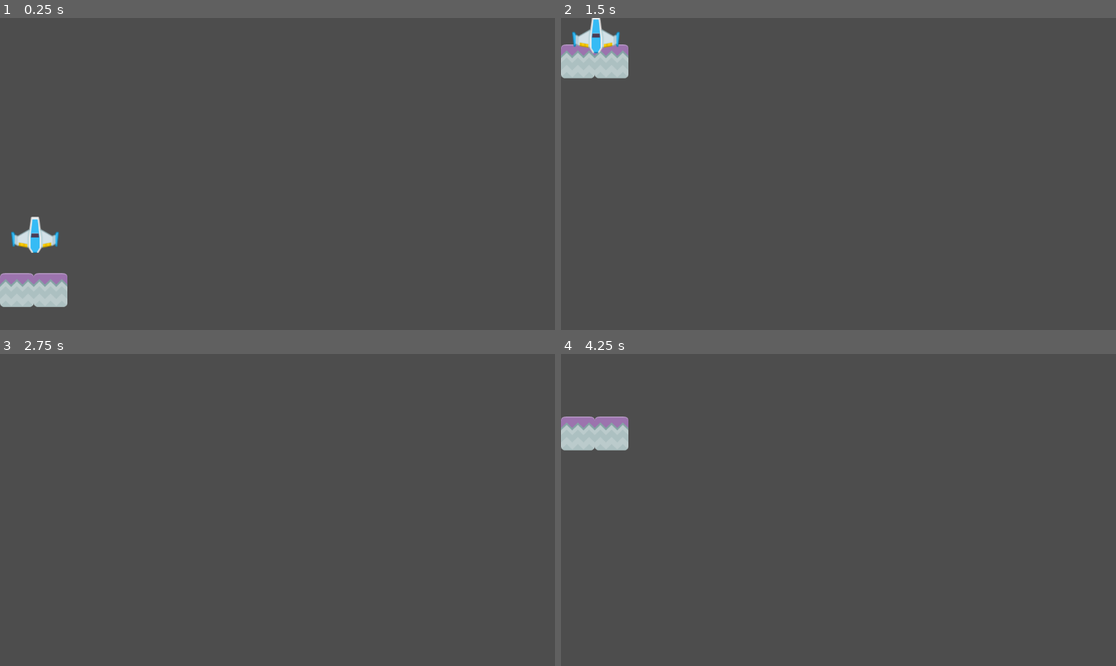
Above: before the commit, frames 1-4 (two rows, left to right).
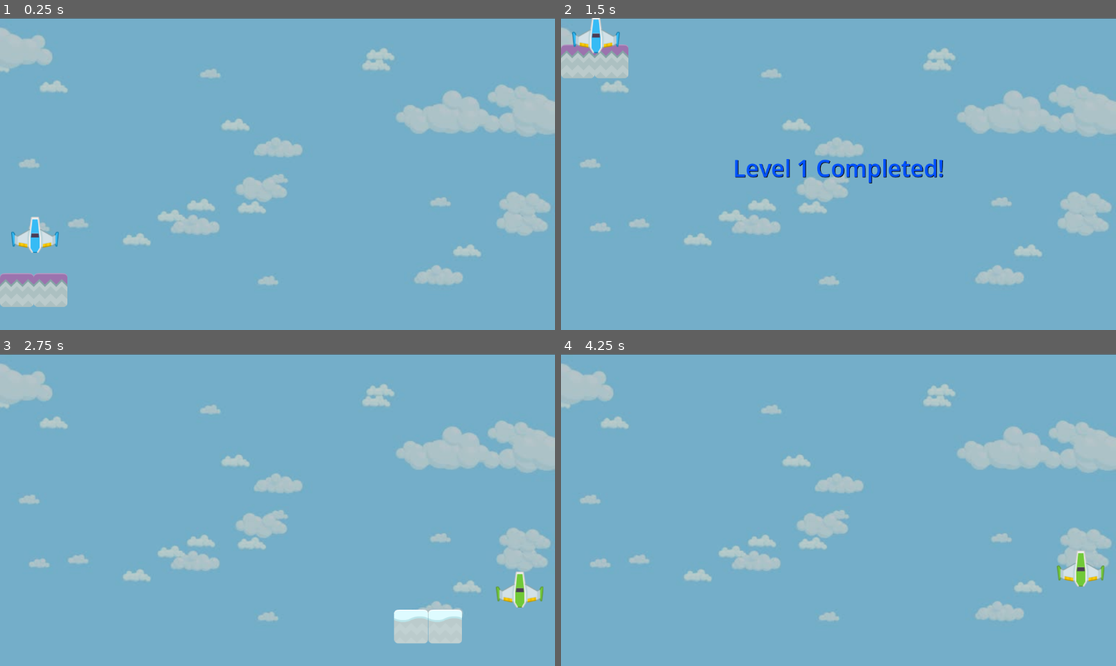
Above: after the commit, the same moments.

Repository: nsrnannaisha/tutorial-gamedev
Game: Godot game, scene res://scenes/MainLevel.tscn
Two runs of this game, one before a commit and one after it. Both use one fixed random seed, a clock stepped at 60 frames per second and the inputs below.
Inputs:
- Up to frame 1 (0.25 s): no input
- Up to frame 2 (1.5 s): hold Up (move_up) from 0.53 s (still down)
- Up to frame 3 (2.75 s): tap Enter at 2 s; release Up (move_up) at 2.03 s; hold Left (move_left) from 2.03 s (still down)
- Up to frame 4 (4.25 s): release Left (move_left) at 3.53 s; hold Down (move_down) from 3.53 s (still down)

The runs differ from the first frame. In frame 1, 98% of the frame differs, in the area x 0-100%, y 0-100%; in frame 2, 98%; in frame 3, 100%; in frame 4, 100%.

Commit message:
tutorial 2: add level 2 & transitions

Diff:
--- /dev/null
+++ b/scenes/FailArea.gd
@@ -0,0 +1,8 @@
+extends Area2D
+
+func _on_body_entered(body):
+	if body.name == "GreenShip":
+		print("The ship fell!")
+		get_parent().get_node("FailText").visible = true
+		await get_tree().create_timer(1.0).timeout
+		get_tree().reload_current_scene()
--- /dev/null
+++ b/scenes/GreenShip.tscn
@@ -0,0 +1,15 @@
+[gd_scene format=3 uid="uid://2l8dbfsh07v1"]
+
+[ext_resource type="Texture2D" uid="uid://3ruxfsvp87ub" path="res://assets/playerShip1_green.png" id="1_tfqwb"]
+
+[sub_resource type="RectangleShape2D" id="RectangleShape2D_xgtht"]
+size = Vector2(99, 77)
+
+[node name="RigidBody2D" type="RigidBody2D" unique_id=1004523062]
+
+[node name="Sprite2D" type="Sprite2D" parent="." unique_id=502769869]
+texture = ExtResource("1_tfqwb")
+
+[node name="CollisionShape2D" type="CollisionShape2D" parent="." unique_id=1758380117]
+position = Vector2(0.5, -0.5)
+shape = SubResource("RectangleShape2D_xgtht")
--- /dev/null
+++ b/scenes/Level2.tscn
@@ -0,0 +1,76 @@
+[gd_scene format=3 uid="uid://bubbyvfgdow4i"]
+
+[ext_resource type="Script" uid="uid://x2rdmjyr1ttw" path="res://scenes/ObjectiveArea.gd" id="1_l6gr7"]
+[ext_resource type="Script" uid="uid://bkr2gkkmxnkrd" path="res://scenes/PlatformGreen.gd" id="2_qe5b6"]
+[ext_resource type="PackedScene" uid="uid://4dcae4gpc0p3" path="res://scenes/SnowPlatform.tscn" id="2_sp0w3"]
+[ext_resource type="PackedScene" uid="uid://2l8dbfsh07v1" path="res://scenes/GreenShip.tscn" id="3_qe5b6"]
+[ext_resource type="Texture2D" uid="uid://ca0fgmiismae3" path="res://assets/bg-cloud.jpg" id="5_qe5b6"]
+[ext_resource type="Script" uid="uid://dhty1a8520sxq" path="res://scenes/FailArea.gd" id="7_xpq2v"]
+
+[sub_resource type="RectangleShape2D" id="1"]
+size = Vector2(138.75, 79)
+
+[sub_resource type="RectangleShape2D" id="RectangleShape2D_4p0dt"]
+size = Vector2(150, 14)
+
+[node name="Node2D" type="Node2D" unique_id=551936157]
+
+[node name="ObjectiveArea2" type="Area2D" parent="." unique_id=945133179]
+script = ExtResource("1_l6gr7")
+
+[node name="CollisionShape2D" type="CollisionShape2D" parent="ObjectiveArea2" unique_id=1237368357]
+position = Vector2(1081, 42)
+shape = SubResource("1")
+
+[node name="PlatformGreen" type="Node2D" parent="." unique_id=739507000]
+position = Vector2(1081, 42)
+script = ExtResource("2_qe5b6")
+
+[node name="SnowPlatform2" parent="PlatformGreen" unique_id=551494108 instance=ExtResource("2_sp0w3")]
+position = Vector2(-36, 524)
+
+[node name="SnowPlatform" parent="PlatformGreen" unique_id=383755957 instance=ExtResource("2_sp0w3")]
+position = Vector2(35, 524)
+
+[node name="GreenShip" parent="." unique_id=1004523062 instance=ExtResource("3_qe5b6")]
+position = Vector2(1079, 421)
+
+[node name="WinText2" type="Label" parent="." unique_id=1977655520]
+visible = false
+offset_left = 357.0
+offset_top = 261.0
+offset_right = 772.0
+offset_bottom = 328.0
+theme_override_colors/font_color = Color(0, 0.76737565, 0.11774104, 1)
+theme_override_colors/font_shadow_color = Color(0, 0, 0, 0.66700006)
+theme_override_font_sizes/font_size = 48
+text = "Game Completed!"
+metadata/_edit_use_anchors_ = true
+
+[node name="Background" type="Sprite2D" parent="." unique_id=1367769890]
+modulate = Color(0.84032553, 0.84032553, 0.8403255, 0.91764706)
+z_index = -1
+position = Vector2(576.00006, 324.5)
+scale = Vector2(1.5000001, 1.4976852)
+texture = ExtResource("5_qe5b6")
+
+[node name="FailText" type="Label" parent="." unique_id=640293705]
+visible = false
+offset_left = 304.0
+offset_top = 262.0
+offset_right = 847.0
+offset_bottom = 329.0
+theme_override_colors/font_color = Color(0.9999996, 0.08795325, 0.15908766, 1)
+theme_override_colors/font_shadow_color = Color(0, 0, 0, 0.437)
+theme_override_font_sizes/font_size = 48
+text = "The ship fell! Try again! "
+
+[node name="FailArea" type="Area2D" parent="." unique_id=1793986713]
+script = ExtResource("7_xpq2v")
+
+[node name="CollisionShape2D" type="CollisionShape2D" parent="FailArea" unique_id=113139863]
+position = Vector2(1079, 648)
+shape = SubResource("RectangleShape2D_4p0dt")
+
+[connection signal="body_entered" from="ObjectiveArea2" to="ObjectiveArea2" method="_on_ObjectiveArea_body_entered"]
+[connection signal="body_entered" from="FailArea" to="FailArea" method="_on_body_entered"]
--- a/scenes/MainLevel.tscn
+++ b/scenes/MainLevel.tscn
@@ -4,6 +4,7 @@
 [ext_resource type="PackedScene" uid="uid://datfp8kxjrjg" path="res://scenes/BlueShip.tscn" id="2"]
 [ext_resource type="Script" uid="uid://bsuv2svmaqypq" path="res://scenes/PlatformBlue.gd" id="3"]
 [ext_resource type="Script" uid="uid://x2rdmjyr1ttw" path="res://scenes/ObjectiveArea.gd" id="4"]
+[ext_resource type="Texture2D" uid="uid://ca0fgmiismae3" path="res://assets/bg-cloud.jpg" id="5_ykko5"]
 
 [sub_resource type="RectangleShape2D" id="1"]
 size = Vector2(138.75, 79)
@@ -30,4 +31,29 @@
 position = Vector2(70.625, 40)
 shape = SubResource("1")
 
+[node name="WinText" type="Label" parent="." unique_id=2109901276]
+visible = false
+anchors_preset = -1
+anchor_left = 0.499
+anchor_top = 0.47500002
+anchor_right = 0.499
+anchor_bottom = 0.47500002
+offset_left = -217.84802
+offset_top = -29.800018
+offset_right = 221.15198
+offset_bottom = 37.19998
+theme_override_colors/font_color = Color(0, 0.31764707, 1, 1)
+theme_override_colors/font_shadow_color = Color(0, 0, 0, 0.9607843)
+theme_override_font_sizes/font_size = 48
+text = "Level 1 Completed!"
+horizontal_alignment = 1
+vertical_alignment = 1
+
+[node name="Background" type="Sprite2D" parent="." unique_id=1289557823]
+modulate = Color(0.84032553, 0.84032553, 0.8403255, 0.91764706)
+z_index = -1
+position = Vector2(576.00006, 324.5)
+scale = Vector2(1.5000001, 1.4976852)
+texture = ExtResource("5_ykko5")
+
 [connection signal="body_entered" from="ObjectiveArea" to="ObjectiveArea" method="_on_ObjectiveArea_body_entered"]
--- a/scenes/ObjectiveArea.gd
+++ b/scenes/ObjectiveArea.gd
@@ -3,3 +3,10 @@
 func _on_ObjectiveArea_body_entered(body: RigidBody2D):
 	if (body.name == "BlueShip"):
 		print("Reached objective!")
+		get_parent().get_node("WinText").visible = true
+		await get_tree().create_timer(1.0).timeout
+		get_tree().change_scene_to_file("res://scenes/Level2.tscn")
+	elif (body.name == "GreenShip"):
+		print("Reached objective 2!")
+		get_parent().get_node("WinText2").visible = true
+		await get_tree().create_timer(1.0).timeout
--- /dev/null
+++ b/scenes/PlatformGreen.gd
@@ -0,0 +1,21 @@
+extends Node2D
+
+@export var speed = 500.0
+
+# Called when the node enters the scene tree for the first time.
+func _ready():
+	print("Platform initialized")
+
+# Called every frame. 'delta' is the elapsed time since the previous frame.
+func _process(delta):
+	if Input.is_action_pressed("move_up"):
+		move_local_y(-speed * delta, false)
+
+	if Input.is_action_pressed("move_down"):
+		move_local_y(speed * delta, false)
+
+	if Input.is_action_pressed("move_left"):
+		move_local_x(-speed * delta, false)
+
+	if Input.is_action_pressed("move_right"):
+		move_local_x(speed * delta, false)
--- /dev/null
+++ b/scenes/SnowPlatform.tscn
@@ -0,0 +1,14 @@
+[gd_scene format=3 uid="uid://4dcae4gpc0p3"]
+
+[ext_resource type="Texture2D" uid="uid://cbwgix0inp3tk" path="res://assets/snow.png" id="1_xrmor"]
+
+[sub_resource type="RectangleShape2D" id="RectangleShape2D_xum0q"]
+size = Vector2(70, 70)
+
+[node name="SnowPlatform" type="StaticBody2D" unique_id=383755957]
+
+[node name="Sprite2D" type="Sprite2D" parent="." unique_id=139656700]
+texture = ExtResource("1_xrmor")
+
+[node name="CollisionShape2D" type="CollisionShape2D" parent="." unique_id=656166057]
+shape = SubResource("RectangleShape2D_xum0q")
Binary file added: assets/bg-cloud.jpg
Not shown, added: assets/bg-cloud.jpg.import
Not shown, added: scenes/FailArea.gd.uid
Not shown, added: scenes/PlatformGreen.gd.uid
